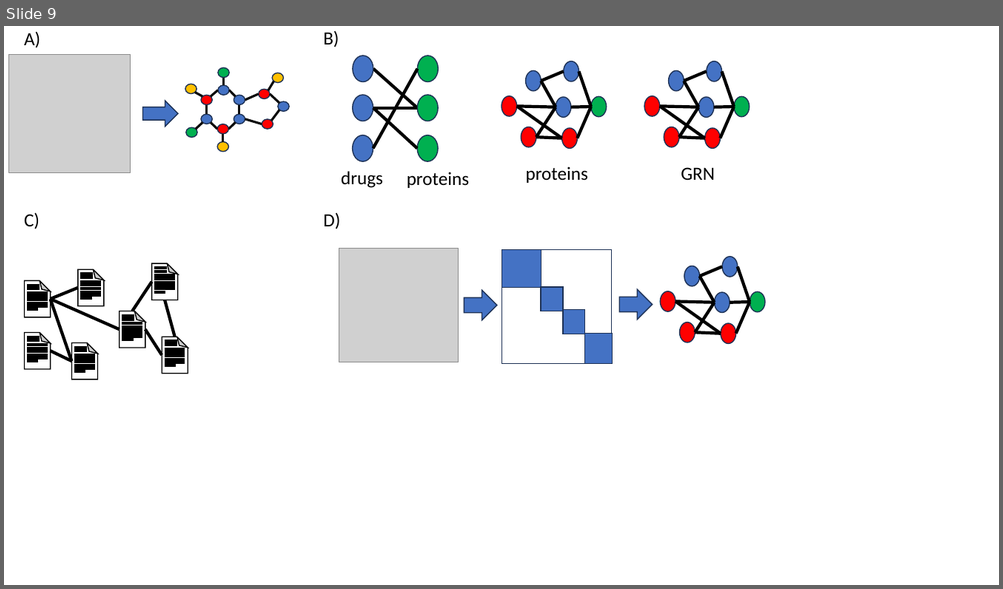
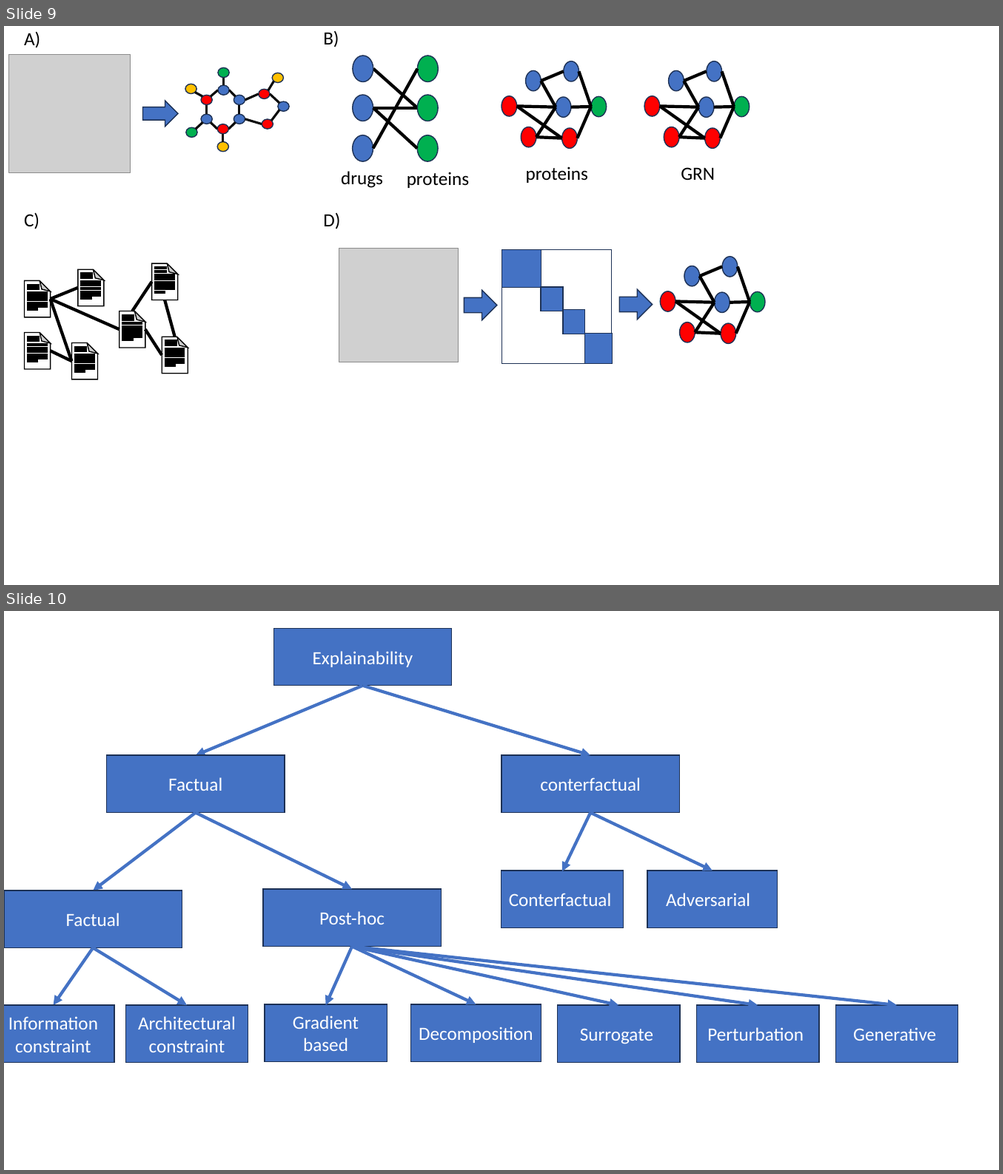
Before and after one commit to SalvatoreRa/explanaibleAI, a slide deck: figures/addtional_figures.pptx. Shown one above the other, each under a label of ours: slide 9 before the commit, slides 9 and 10 after it. The pictures are 1003x589 and 1003x1174 pixels, drawn with LibreOffice and Linux fonts; fonts in the diff are those of the drawing; grey boxes stand for pictures. Boxes give left, top, right and bottom in pixels: in the first picture for what was removed or moved away, otherwise in the second. Text is boxed around its words. In the diff, an @@ line names an element or a change of style, - is before the commit and + after.

```diff
--- a/figures/addtional_figures.pptx
+++ b/figures/addtional_figures.pptx
@@ slide 10 added at <box>4,611,999,1170</box>, background #FFFFFF @@
@@ rectangle added at <box>274,628,452,686</box>, fill #4472C4, outline #1E3256 1 pt, 18 pt, text #FFFFFF @@
+Explainability
@@ arrow added from (363, 686) to (196, 756), #4472C4 3 pt @@
@@ arrow added from (363, 686) to (590, 756), #4472C4 3 pt @@
@@ rectangle added at <box>107,756,284,813</box>, fill #4472C4, outline #1E3256 1 pt, 18 pt, text #FFFFFF @@
+Factual
@@ rectangle added at <box>502,756,679,813</box>, fill #4472C4, outline #1E3256 1 pt, 18 pt, text #FFFFFF @@
+conterfactual
@@ arrow added from (196, 813) to (93, 891), #4472C4 3 pt @@
@@ arrow added from (196, 813) to (352, 889), #4472C4 3 pt @@
@@ arrow added from (590, 813) to (562, 871), #4472C4 3 pt @@
@@ arrow added from (590, 813) to (712, 871), #4472C4 3 pt @@
@@ rectangle added at <box>501,871,623,928</box>, fill #4472C4, outline #1E3256 1 pt, 18 pt, text #FFFFFF @@
+Conterfactual
@@ rectangle added at <box>647,871,777,928</box>, fill #4472C4, outline #1E3256 1 pt, 18 pt, text #FFFFFF @@
+Adversarial
@@ rectangle added at <box>4,891,182,948</box>, fill #4472C4, outline #1E3256 1 pt, 18 pt, text #FFFFFF @@
+Factual
@@ rectangle added at <box>263,889,441,947</box>, fill #4472C4, outline #1E3256 1 pt, 18 pt, text #FFFFFF @@
+Post-hoc
@@ arrow added from (93, 948) to (54, 1005), #4472C4 3 pt @@
@@ arrow added from (93, 948) to (187, 1005), #4472C4 3 pt @@
@@ arrow added from (352, 947) to (326, 1005), #4472C4 3 pt @@
@@ arrow added from (352, 947) to (475, 1005), #4472C4 3 pt @@
@@ arrow added from (352, 947) to (619, 1005), #4472C4 3 pt @@
@@ arrow added from (352, 947) to (757, 1005), #4472C4 3 pt @@
@@ arrow added from (352, 947) to (897, 1005), #4472C4 3 pt @@
@@ rectangle added at <box>4,1005,114,1063</box>, fill #4472C4, outline #1E3256 1 pt, 18 pt, text #FFFFFF @@
+Information constraint
@@ rectangle added at <box>125,1005,248,1063</box>, fill #4472C4, outline #1E3256 1 pt, 18 pt, text #FFFFFF @@
+Architectural constraint
@@ rectangle added at <box>264,1005,387,1062</box>, fill #4472C4, outline #1E3256 1 pt, 18 pt, text #FFFFFF @@
+Gradient based
@@ rectangle added at <box>410,1005,540,1062</box>, fill #4472C4, outline #1E3256 1 pt, 18 pt, text #FFFFFF @@
+Decomposition
@@ rectangle added at <box>558,1005,680,1063</box>, fill #4472C4, outline #1E3256 1 pt, 18 pt, text #FFFFFF @@
+Surrogate
@@ rectangle added at <box>697,1005,819,1063</box>, fill #4472C4, outline #1E3256 1 pt, 18 pt, text #FFFFFF @@
+Perturbation
@@ rectangle added at <box>835,1005,958,1063</box>, fill #4472C4, outline #1E3256 1 pt, 18 pt, text #FFFFFF @@
+Generative
```
